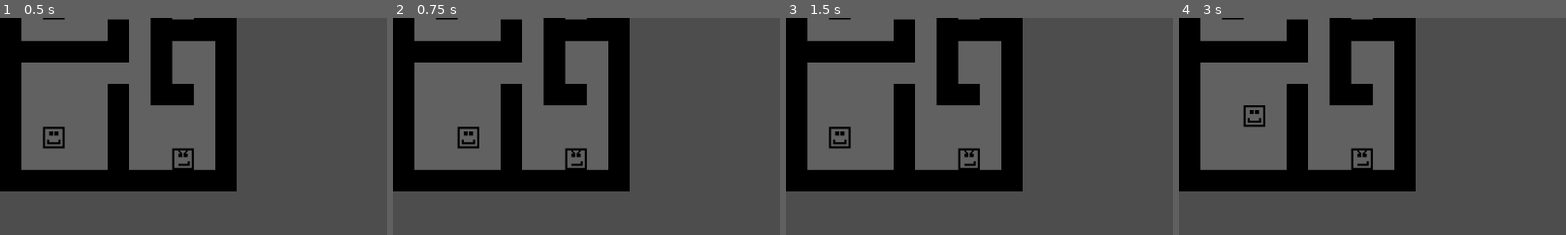
Above: before the commit, frames 1-4 (left to right).
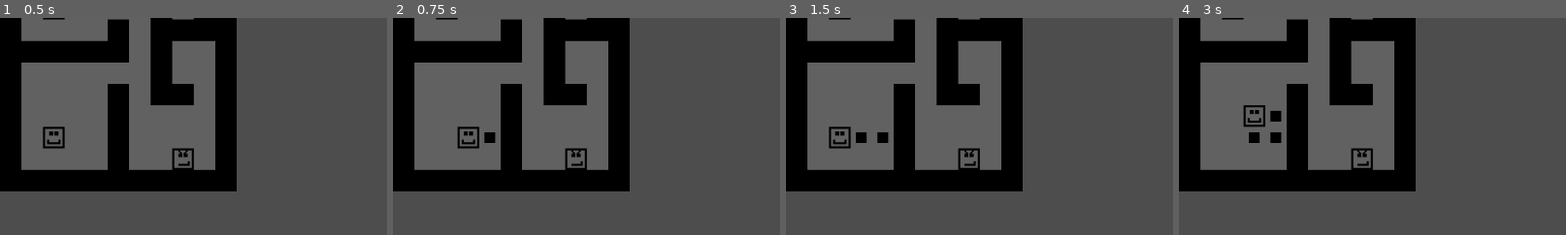
Above: after the commit, the same moments.

Repository: AT0M1X/TheHorseheadPact
Game: Godot game, scene res://scenes/main/Main.tscn
Same seed, same stepped clock (60 frames per second), same inputs: the game is played once before the commit and once after it.
Inputs:
- Up to frame 1 (0.5 s): no input
- Up to frame 2 (0.75 s): tap Enter at 0.5 s; hold D (move_right) from 0.53 s (still down); hold Space (shoot) from 0.53 s (still down)
- Up to frame 3 (1.5 s): release D (move_right) at 1.28 s; release Space (shoot) at 1.28 s; hold S (move_down) from 1.28 s (still down); tap Space (shoot) at 1.35 s
- Up to frame 4 (3 s): tap Enter at 2 s; release S (move_down) at 2.03 s; hold D (move_right) 2.03-2.78 s; hold Space (shoot) 2.03-2.78 s; hold W (move_up) from 2.78 s (still down); tap Space (shoot) at 2.85 s
The pictures show only the part of the screen within x 0-50%, y 14-64%; the shares and areas given below are measured in that part.

Frame 1 is identical in both runs. In frame 2, 0.1% of the frame differs, in the area x 23-27%, y 52-58%; in frame 3, 0.3%; in frame 4, 0.4%, in the area x 18-27%, y 42-58%.

Commit message:
Added bullets
They don't really work but they exist

Diff:
--- a/autoload/TurnManager.gd
+++ b/autoload/TurnManager.gd
@@ -2,6 +2,7 @@
 
 var player
 var enemies := []
+var bullets := []
 var state := "player" # "player" or "enemies"
 var game_over := false
 
@@ -21,6 +22,7 @@
 		return
 
 	state = "enemies"
+	process_bullets()
 	process_enemies()
 
 func process_enemies():
@@ -34,6 +36,13 @@
 	if is_instance_valid(player):
 		player.is_my_turn = true
 
+func process_bullets():
+	for b in bullets:
+		if game_over:
+			return
+		if is_instance_valid(b):
+			b.move()
+
 func player_die():
 	if game_over:
 		return
--- /dev/null
+++ b/scenes/actors/Bullet.tscn
@@ -0,0 +1,11 @@
+[gd_scene load_steps=3 format=3 uid="uid://b3kh35nbu4ok0"]
+
+[ext_resource type="Texture2D" uid="uid://cm1fx1kasupog" path="res://assets/art/Black_32x32.png" id="1_13uct"]
+[ext_resource type="Script" uid="uid://b3qiraiig6ga4" path="res://scripts/actors/Bullet.gd" id="2_jad0o"]
+
+[node name="Bullet" type="Node2D"]
+
+[node name="Sprite2D" type="Sprite2D" parent="."]
+scale = Vector2(0.5, 0.5)
+texture = ExtResource("1_13uct")
+script = ExtResource("2_jad0o")
--- a/scenes/actors/Player.tscn
+++ b/scenes/actors/Player.tscn
@@ -1,10 +1,12 @@
-[gd_scene load_steps=3 format=3 uid="uid://6dl6r28p70da"]
+[gd_scene load_steps=4 format=3 uid="uid://6dl6r28p70da"]
 
 [ext_resource type="Script" uid="uid://buqr5bwpg74tu" path="res://scripts/actors/Player.gd" id="1_8iu4y"]
 [ext_resource type="Texture2D" uid="uid://cym1g6a13dk6p" path="res://assets/art/PlayerPrototype_32x32.png" id="1_xjuxa"]
+[ext_resource type="PackedScene" uid="uid://b3kh35nbu4ok0" path="res://scenes/actors/Bullet.tscn" id="2_df4lg"]
 
 [node name="Player" type="Node2D"]
 script = ExtResource("1_8iu4y")
+Bullet = ExtResource("2_df4lg")
 
 [node name="Sprite2D" type="Sprite2D" parent="."]
 texture = ExtResource("1_xjuxa")
--- /dev/null
+++ b/scripts/actors/Bullet.gd
@@ -0,0 +1,11 @@
+extends Node
+
+var direction = Vector2.RIGHT
+var tile_size = 32
+
+func set_direction(dir: Vector2):
+	direction = dir
+
+func move():
+	print("d")
+	#position += direction * tile_size
--- a/scripts/actors/Player.gd
+++ b/scripts/actors/Player.gd
@@ -1,4 +1,6 @@
 extends Node2D
+
+@export var Bullet : PackedScene
 
 var tile_size = 32
 var is_my_turn := true
@@ -33,16 +35,21 @@
 	end_turn()
 
 func shoot():
-	var pos = position
-	for i in range(1, 20):
-		pos += last_dir * tile_size
-		# Check if there is an enemy at pos (you can use groups or an Area2D)
-		var bodies = get_tree().get_nodes_in_group("enemies")
-		for e in bodies:
-			if e.position == pos:
-				e.queue_free()
-				TurnManager.enemies.erase(e)
-				break
+	var pos = position + last_dir * tile_size
+	var bullet = Bullet.instantiate()
+	owner.add_child(bullet)
+	bullet.position = pos
+	#bullet.set_direction(last_dir)
+
+	#for i in range(1, 20):
+		#pos += last_dir * tile_size
+		## Check if there is an enemy at pos (you can use groups or an Area2D)
+		#var bodies = get_tree().get_nodes_in_group("enemies")
+		#for e in bodies:
+			#if e.position == pos:
+				#e.queue_free()
+				#TurnManager.enemies.erase(e)
+				#break
 	end_turn()
 
 func end_turn():
Not shown, added: scripts/actors/Bullet.gd.uid
